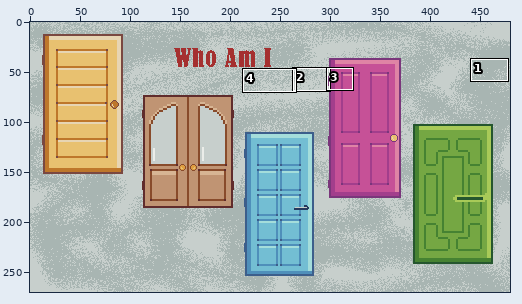
File history of a pixel-art file, aseprite/doors.aseprite. Above: a wide view before the commit, with the close-up outlined.
Close-up. The starting point:
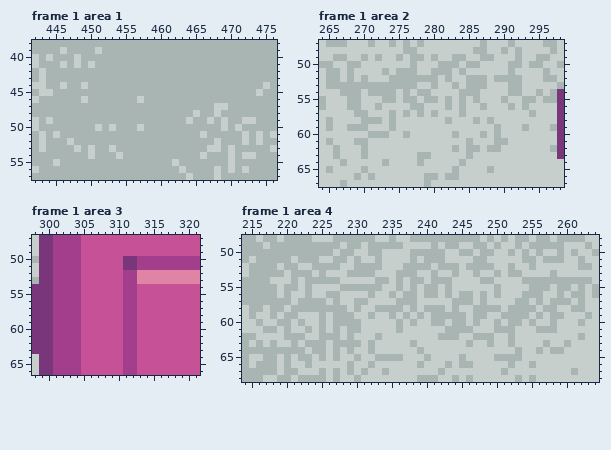
480x270 pixels, 2 frames. Shown: frame 1 area 1: x 442..476, y 38..57; frame 1 area 2: x 264..298, y 47..67; frame 1 area 3: x 298..321, y 47..66; frame 1 area 4: x 214..264, y 48..68. The commit also changed other frames or places, which this record leaves out.
The result:
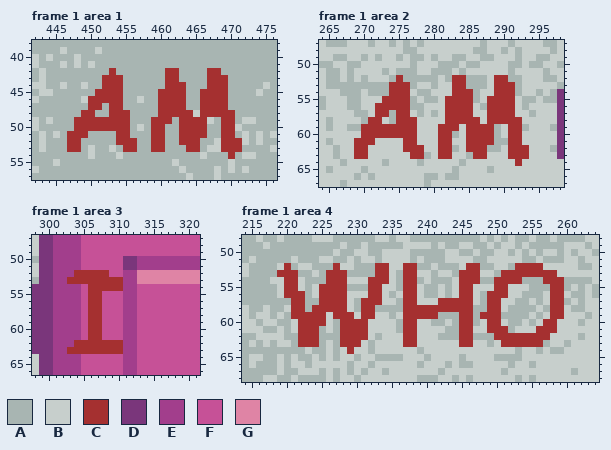
Palette (. is transparent): A #a8b5b2  B #c7cfcc  C #a53030  D #7a367b  E #a23e8c  F #c65197  G #df84a5
What changed:
--- frame 1 area 1, layer "Texts"
@@ x 442..476 @@
 41 BAAABABABAAAAAAAAAAAAAAAAAAAAAAAAAA
-42 ABAAAAAAAAAAAAAAAAAAAAAAAAAAAAAAAAA
-43 ABAAAAAAAAAAAAAAAAAAAAAAAAAAAAAAAAA
-44 BBAABAABAAAAAAAAAAAAAAAAAAAAAAAAABA
-45 ABBAAAAAAAAAAAAAAAAAAAAAAAAAAAAABAA
-46 BAAAAAABAAAAAAABAAAAAAAAAAAAAAAAAAA
-47 AAAAAAAAAAAAAAAAAAAAAAAAAABBAAAAAAA
-48 AAAAAAAAAAAAAAAAAAAAAAABAABAAAAAAAA
-49 BABAAAAAAAAAAAAAAAAAAABAABABAABBAAA
-50 BAAAAAAAABABAAABAAAAAAAAAAABABAAAAA
-51 ABABAAAAAAAAAAAAAAAAAAAABAAAAABABAB
-52 ABAAABAAAAAAAAAAAAAAAAAAAABAAABABAA
-53 ABAAAABABAABAAAAAAAAAAAAABBABAAAAAB
-54 AAAAAAAABAAABAAAAAAAAAAABAAABABBAAA
+42 ABAAAAAAAAACAAAAAAACCAAAACCAAAAAAAA
+43 ABAAAAAAAACCCAAAAAACCAAAACCCAAAAAAA
+44 BBAABAABAACCCAAAAAACCCAAACCCAAAAABA
+45 ABBAAAAAACCCCAAAAACCCCAACCCCAAAABAA
+46 BAAAAAABCCCCCAABAACCCCAACCCCAAAAAAA
+47 AAAAAAAACCACCAAAAACCCCAACCCCAAAAAAA
+48 AAAAAAACCAACCCAAAACCCCCBCCCCCAAAAAA
+49 BABAAACCCCCCCCAAACCCACCCCBACCABBAAA
+50 BAAAAACCCCCCCCABACCAACCCCAACCBAAAAA
+51 ABABACCCAAAACCAAACCAACCCCAACCABABAB
+52 ABAAACCAAAAACCCAACCAACCCAABCCCBABAA
+53 ABAAACCABAABACCAACCAAACCABBCCCAAAAB
+54 AAAAAAAABAAABAAAAAAAAAAABAAACABBAAA
 55 AAABAAAAAAAAAAAAAAAABAAAAAAABAAAAAA
--- frame 1 area 2, layer "Texts"
@@ x 264..298 @@
 51 BAABABBBBABAAABBAAABABBBBBBABBBBABB
-52 BAABABABBBAAAAAAABABBAAABAAAABBBAAB
-53 BAAAAAAAAAAAAABBABBABAAABBBAABBBBBA
-54 BBBAAABAAAABABAABBBBAAABBBBAABBABAD
-55 ABBBAABBBAABAABAABABABABBBABBAABAAD
-56 ABBBAABBABBBBAABBBABABBABBBABABBBBD
-57 BBBBBAABBBABABABABBBABBBBBBBBBABBBD
-58 BABBBBAAABABBBBBBBABBBABABBBBBBBBBD
-59 BABBAAABBBABBBBBBBBBBBBBBABBBABBBAD
-60 BBBBBBBAAABBABBBBBBABBBABABBBBBBBBD
-61 BABBBAABBBBBBBBBBBBBBABBBAABBBBBBBD
-62 BBABBBABBBBBBBBBBBBABAABAABBBBBBBAD
-63 BBABBBABBBBBBBAABBBBBABBBBBBBBBBBBD
-64 BBBABBBBBABBBBABBBBBABBBBBBBBBBBBBB
+52 BAABABABBBACAAAAABACCAAABCCAABBBAAB
+53 BAAAAAAAAACCCABBABBCCAAABCCCABBBBBA
+54 BBBAAABAAACCCBAABBBCCCABBCCCABBABAD
+55 ABBBAABBBCCCCABAABCCCCABCCCCBAABAAD
+56 ABBBAABBCCCCCAABBBCCCCBACCCCBABBBBD
+57 BBBBBAABCCACCBABABCCCCBBCCCCBBABBBD
+58 BABBBBACCBACCCBBBBCCCCCBCCCCCBBBBBD
+59 BABBAACCCCCCCCBBBCCCBCCCCABCCABBBAD
+60 BBBBBBCCCCCCCCBBBCCABCCCCABCCBBBBBD
+61 BABBBCCCBBBBCCBBBCCBBCCCCAACCBBBBBD
+62 BBABBCCBBBBBCCCBBCCABCCCAABCCCBBBAD
+63 BBABBCCBBBBBBCCABCCBBACCBBBCCCBBBBD
+64 BBBABBBBBABBBBABBBBBABBBBBBBCBBBBBB
 65 BABBBBABBBBBBBBBBBBABBBBABBBBBBBBBB
--- frame 1 area 3, layer "Texts"
@@ x 301..312 @@
 51 EEEEFFFFFFDD
-52 EEEEFFFFFFEE
-53 EEEEFFFFFFEE
-54 EEEEFFFFFFEE
-55 EEEEFFFFFFEE
-56 EEEEFFFFFFEE
-57 EEEEFFFFFFEE
-58 EEEEFFFFFFEE
-59 EEEEFFFFFFEE
-60 EEEEFFFFFFEE
-61 EEEEFFFFFFEE
-62 EEEEFFFFFFEE
-63 EEEEFFFFFFEE
+52 EEECCCCCFFEE
+53 EECCCCCCCCEE
+54 EEEEFCCCCCEE
+55 EEEEFCCFFFEE
+56 EEEEFCCFFFEE
+57 EEEEFCCFFFEE
+58 EEEEFCCFFFEE
+59 EEEEFCCFFFEE
+60 EEEEFCCFFFEE
+61 EEEEFCCFFFEE
+62 EEECCCCCCCEE
+63 EECCCCCCCCEE
 64 EEEEFFFFFFEE
--- frame 1 area 4, layer "Texts"
@@ x 214..264 @@
 51 ABAAAAABAAABBAABABBABBBBABAAABBBBAABBBBBAABAAABBABB
-52 BAAAABAABBAAAABBAAAABBBAAAABAAABAAAABBABBABBBBBBAAB
-53 BAAAAABAAABABBBAAAABBBAAABBABBABBABBABAABBBBABBBBBB
-54 AAAABBBABAAAAABBBBBAABABAABAAABBBBAABBBBAAAAAAAAAAB
-55 AAAAABAABABBBBAAAAAABBABABAABABBBBBBABBBBAAABAABABA
-56 AAAAABABBABBAABBBBABBABAABAABABAABABABBBAAABBABAABA
-57 AAAAAAABAAAABABBAABBBBAAABBBBBAAABABBBBAABABAAABABB
-58 BAABAABAAAAAAAABABBAAAABABAAABABBAAAABAAAABAABBAABB
-59 BABBABAABBBABAAABBABBABABABAAAAABAABBAAAABABAABBBAB
-60 BBABBAABABBABAAAABBBBBABABBAABAABABBABAABABBABBBABB
-61 BBBAABABBABABABAABBBBBABBBBBBAAAABBBAAABBBAAABBBBBB
-62 AABBBBAAABBAAABABBBABBBBBBBBAAABBAAABBABBBBBBBBBABB
-63 ABABABBABAAABAAAABABBBBBABBBBBBBABBABBABBBBABBABBBB
-64 AAAAAAAAABAABABABBABBBBBBABBBBBBBBBBBBBABBABAABBBBB
+52 BAAAABCABBAAACBBAAACCBBCCAABAAABCCAABBACCCCBBBBBAAB
+53 BAAAACCCAABACCCAAAACCBACCBBABBACCCBBACCCCCCCCBBBBBB
+54 AAAABBCCBAAACCCBBBCCCBACCABAAABCCCAACCCCAAACCCAAAAB
+55 AAAAABCCBABCCCCAAACCBBACCBAABABCCBBBCCBBBAAACCABABA
+56 AAAAABCCCABCCCCBBBCCBABCCBAABABCCBACCCBBAAABCCBAABA
+57 AAAAAAACCAACCCCBACCCBBACCBBBCCCCCBACCBBAABABCCABABB
+58 BAABAABCCACCCCCBACCAAAACCCCCCCCCCAACCBAAAABACCBAABB
+59 BABBABACCCCCBCCCBCCBBABCCCCCAAACCACCCAAAABABCCBBBAB
+60 BBABBAABCCCCBACCCCBBBBACCBBAABACCABCCBAABABCCBBBABB
+61 BBBAABABCCCABACCCCBBBBACCBBBBAACCBBCCCABBBCCCBBBBBB
+62 AABBBBAACCCAAACCCCBABBBCCBBBAAACCAAACCCCCCCCBBBBABB
+63 ABABABBACCCABACCCBABBBBCCBBBBBBCCBBABCCCCCCABBABBBB
+64 AAAAAAAAABAABABCBBABBBBBBABBBBBBBBBBBBBABBABAABBBBB
 65 ABBAABABAABABABBABBAAAABBBABBBBABBBBAAAABBBBBBBBBBB
Where, in picture pixels (left, top, right, bottom), the same in both close-ups:
changed: (67, 68, 242, 159)
changed: (354, 75, 529, 166)
changed: (67, 270, 123, 354)
changed: (277, 263, 564, 354)
